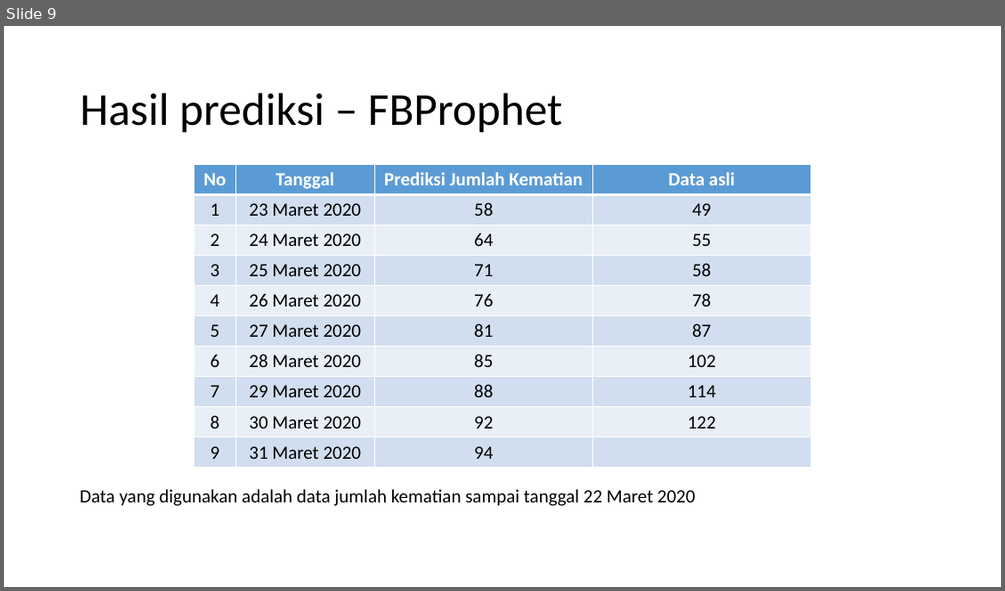
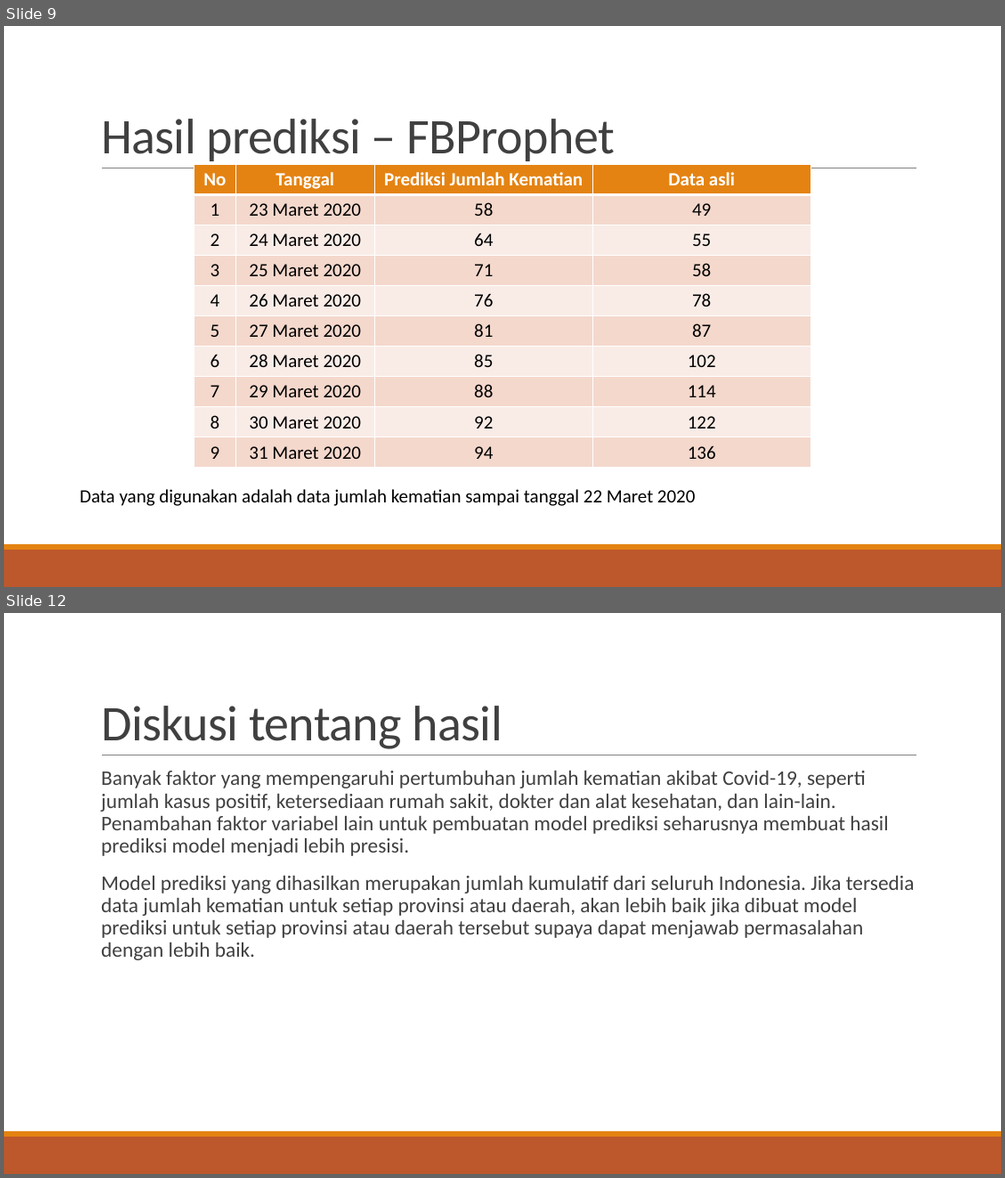
Before and after one commit to andreasnovian/IF5175-ADB-Covid19, a slide deck: PPT-ADB-23518002-Predicting Covid19 death cases in Indonesia.pptx. Shown one above the other, each under a label of ours: slide 9 before the commit, slides 9 and 12 after it; the slides between them are not shown. The pictures are 1005x591 and 1005x1178 pixels, drawn with LibreOffice and Linux fonts; fonts in the diff are those of the drawing. Boxes give left, top, right and bottom in pixels: in the first picture for what was removed or moved away, otherwise in the second. Text is boxed around its words. In the diff, an @@ line names an element or a change of style, - is before the commit and + after.

```diff
--- a/PPT-ADB-23518002-Predicting Covid19 death cases in Indonesia.pptx
+++ b/PPT-ADB-23518002-Predicting Covid19 death cases in Indonesia.pptx
@@ slide 12 added at [4,613,1001,1174], background #FFFFFF; not listed: 3 template elements that a slide beside it also shows @@
@@ title added at [101,706,502,749], 48 pt, text #404040 @@
+Diskusi tentang hasil
@@ text added at [101,771,914,960], 20 pt, text #404040 @@
+  Banyak faktor yang mempengaruhi pertumbuhan jumlah kematian akibat Covid-19, seperti jumlah kasus positif, ketersediaan rumah sakit, dokter dan alat kesehatan, dan lain-lain. Penambahan faktor variabel lain untuk pembuatan model prediksi seharusnya membuat hasil prediksi model menjadi lebih presisi.
+  Model prediksi yang dihasilkan merupakan jumlah kumulatif dari seluruh Indonesia. Jika tersedia data jumlah kematian untuk setiap provinsi atau daerah, akan lebih baik jika dibuat model prediksi untuk setiap provinsi atau daerah tersebut supaya dapat menjawab permasalahan dengan lebih baik.
@@ slide 9 changed as well @@
@@ title "Hasil prediksi – FBProphet": place and size @@
-title "Hasil prediksi – FBProphet" at [80,93,562,133]
+title "Hasil prediksi – FBProphet" at [101,119,615,166]
@@ title "Hasil prediksi – FBProphet" at [101,119,615,166]: size 44 to 48 pt, text colour #000000 to #404040, letter spacing 0 to -0.5 pt; line spacing 0.9 to 0.85; vertical alignment middle to bottom @@
@@ line added from (102, 168) to (917, 168), #808080 0.5 pt @@
@@ table at [194,164,811,468] @@
-row 10, column 4: 
+row 10, column 4: 136
@@ fill #5B9BD5 to #E48312 in row 1 @@
@@ fill #D2DEEF to #F5D9CC in 20 cells @@
@@ fill #EAEFF7 to #FAEDE7 in 16 cells @@
@@ rectangle added at [4,549,1001,587], fill #BD582C @@
@@ rectangle added at [4,544,1001,549], fill #E48312 @@
```
Also in this commit, not shown: 10 other slides changed, 2 other slides added, 1 slide removed, 1 other file.
